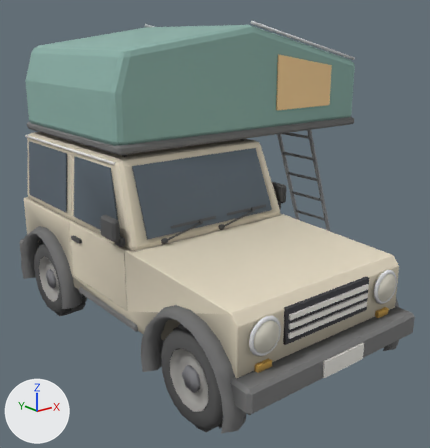
What one commit did to the glTF model props/jeep/jeep_camper.glb.
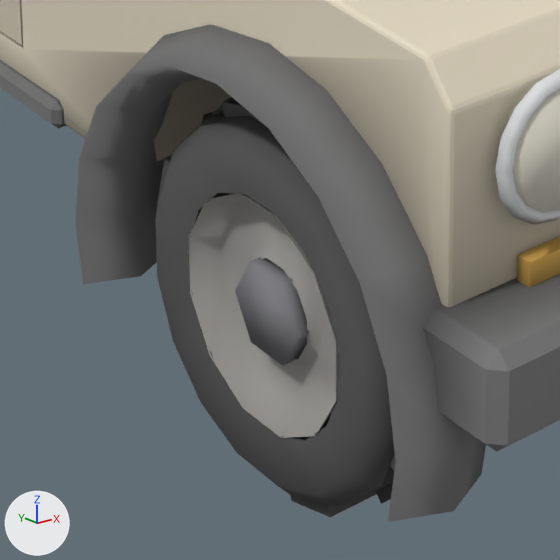
The first picture shows the older version from a camera (50 mm lens) standing at (-2.89, -4.02, 2.57) and looking at (0.46, 0.17, 0.9). The close-ups show the older and then the newer version on the part from 28% to 62% of the width and 67% to 99% of the height of that picture. Only the edits that show in the close-ups are written down. Arrows for +X, +Y and +Z are at lower left; the lights stay in place. Where no turn or scale is listed for an object, it has been applied to the vertices. Vertices at exactly the same position are counted once.

Objects in the first close-up: 'DoorD', 'Jeep'.
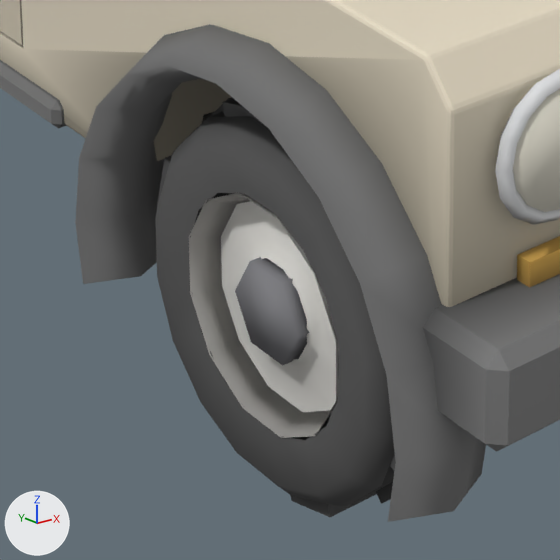
Boxes [x1, y1, x2, y2] around the edits, measured in the close-ups (560 x 560 px):
part 1 of me_prism, recoloured (grey to light grey): [221, 201, 336, 433] in both

Diff of the bpy script that builds the scene:
```diff
--- a/props/jeep/jeep_camper.glb.py
+++ b/props/jeep/jeep_camper.glb.py
@@ me_prism @@
 me_prism.from_pydata(...)  # 3216 vertices, 5692 faces; spans x -0.91..2.57, y -1.79..1.78, z -0.01..2.7
 # used by ob_jeep; location = (0.0, 0.0, 0.0)
+# me_prism part 1: 257 kept faces spanning x -0.83..0.83, y -1.56..1.57, z 0.16..1.66 get new vertex colours; the middle colour goes from grey #9a9895 to light grey #d7d5d0
 me_prism.materials.append(mat_baked)
```
